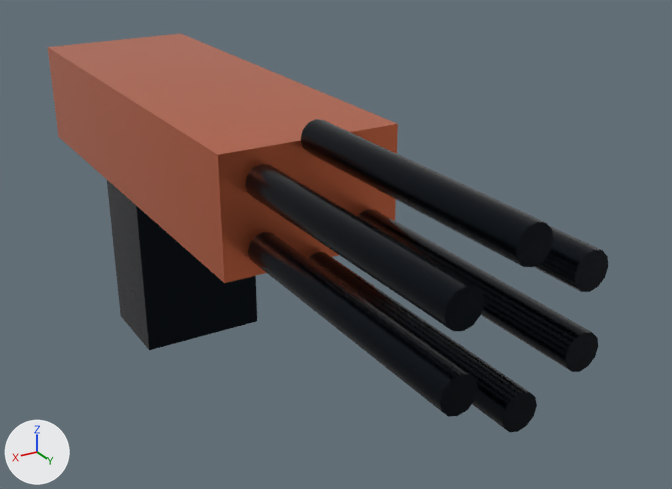
The glTF model public/assets/models/weapons/minigun.glb as it was, and as the next commit left it.
Before and after are seen from a camera (50 mm lens) standing at (1.12, 2.47, 0.97) and looking at (-0.2, 0.29, -0.12). The lights are fixed; the arrows at lower left show +X, +Y and +Z. The picture after the commit comes second. Where no turn or scale is listed for an object, it has been applied to the vertices. Vertices at exactly the same position are counted once.
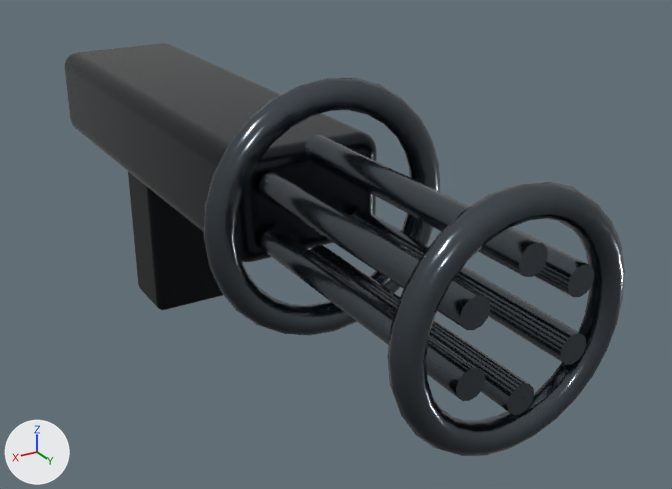
What changed in the scene script:
```text
Change me_mesh_0:
    remove me_mesh_0.from_pydata(...)  # 8 vertices, 12 faces; spans x -0.26..0.26, y -0.75..0.75, z -0.17..0.17
    remove me_mesh_0.materials.append(mat_material_0)  # orange #e6784f
    add me_mesh_0.from_pydata(...)  # 296 vertices, 588 faces; spans x -0.22..0.22, y -0.75..0.75, z -0.15..0.15
    me_mesh_0 part 1: 8 vertices removed from x -0.26..0.26, y -0.75..0.75, z -0.17..0.17; 296 vertices added at x -0.22..0.22, y -0.75..0.75, z -0.15..0.15
    add me_mesh_0.materials.append(mat_weapon_receiver)  # black #252b2f
Change me_mesh_1:
    remove me_mesh_1.from_pydata(...)  # 28 vertices, 48 faces; spans x -0.045..0.045, y -0.4..0.4, z -0.045..0.045
    remove me_mesh_1.materials.append(mat_material_1)  # black #111820
    add me_mesh_1.from_pydata(...)  # 28 vertices, 48 faces; spans x -0.035..0.035, y -0.4..0.4, z -0.035..0.035
    me_mesh_1 part 2: the whole mesh is scaled about its middle by (0.778, 1, 0.778)
    add me_mesh_1.materials.append(mat_weapon_machined_trim)  # dark grey #596168
Change me_mesh_2:
    remove me_mesh_2.from_pydata(...)  # 28 vertices, 48 faces; spans x -0.045..0.045, y -0.4..0.4, z -0.045..0.045
    remove me_mesh_2.materials.append(mat_material_1)  # black #111820
    add me_mesh_2.from_pydata(...)  # 28 vertices, 48 faces; spans x -0.035..0.035, y -0.4..0.4, z -0.035..0.035
    me_mesh_2 part 3: the whole mesh is scaled about its middle by (0.778, 1, 0.778)
    add me_mesh_2.materials.append(mat_weapon_machined_trim)  # dark grey #596168
Change me_mesh_3:
    remove me_mesh_3.from_pydata(...)  # 28 vertices, 48 faces; spans x -0.045..0.045, y -0.4..0.4, z -0.045..0.045
    remove me_mesh_3.materials.append(mat_material_1)  # black #111820
    add me_mesh_3.from_pydata(...)  # 28 vertices, 48 faces; spans x -0.035..0.035, y -0.4..0.4, z -0.035..0.035
    me_mesh_3 part 4: the whole mesh is scaled about its middle by (0.778, 1, 0.778)
    add me_mesh_3.materials.append(mat_weapon_machined_trim)  # dark grey #596168
Change me_mesh_4:
    remove me_mesh_4.from_pydata(...)  # 28 vertices, 48 faces; spans x -0.045..0.045, y -0.4..0.4, z -0.045..0.045
    remove me_mesh_4.materials.append(mat_material_1)  # black #111820
    add me_mesh_4.from_pydata(...)  # 28 vertices, 48 faces; spans x -0.035..0.035, y -0.4..0.4, z -0.035..0.035
    me_mesh_4 part 5: the whole mesh is scaled about its middle by (0.778, 1, 0.778)
    add me_mesh_4.materials.append(mat_weapon_machined_trim)  # dark grey #596168
Change me_mesh_5:
    remove me_mesh_5.from_pydata(...)  # 28 vertices, 48 faces; spans x -0.045..0.045, y -0.4..0.4, z -0.045..0.045
    remove me_mesh_5.materials.append(mat_material_1)  # black #111820
    add me_mesh_5.from_pydata(...)  # 28 vertices, 48 faces; spans x -0.035..0.035, y -0.4..0.4, z -0.035..0.035
    me_mesh_5 part 6: the whole mesh is scaled about its middle by (0.778, 1, 0.778)
    add me_mesh_5.materials.append(mat_weapon_machined_trim)  # dark grey #596168
Change me_mesh_6:
    remove me_mesh_6.from_pydata(...)  # 28 vertices, 48 faces; spans x -0.045..0.045, y -0.4..0.4, z -0.045..0.045
    remove me_mesh_6.materials.append(mat_material_1)  # black #111820
    add me_mesh_6.from_pydata(...)  # 28 vertices, 48 faces; spans x -0.035..0.035, y -0.4..0.4, z -0.035..0.035
    me_mesh_6 part 7: the whole mesh is scaled about its middle by (0.778, 1, 0.778)
    add me_mesh_6.materials.append(mat_weapon_machined_trim)  # dark grey #596168
Change me_mesh_7:
    remove me_mesh_7.from_pydata(...)  # 8 vertices, 12 faces; spans x -0.21..0.21, y -0.15..0.15, z -0.35..0.35
    remove me_mesh_7.materials.append(mat_material_1)  # black #111820
    add me_mesh_7.from_pydata(...)  # 296 vertices, 588 faces; spans x -0.15..0.15, y -0.115..0.115, z -0.29..0.29
    me_mesh_7 part 8: 8 vertices removed from x -0.21..0.21, y -0.15..0.15, z -0.35..0.35; 296 vertices added at x -0.15..0.15, y -0.115..0.115, z -0.29..0.29
    add me_mesh_7.materials.append(mat_weapon_polymer)  # black #111417
Change ob_mesh_1:
    ob_mesh_1.location: (0.0, 0.92, 0.3) -> (0.0, 0.92, 0.27)
Change ob_mesh_2:
    ob_mesh_2.location: (0.156, 0.92, 0.21) -> (0.13, 0.92, 0.195)
Change ob_mesh_3:
    ob_mesh_3.location: (0.156, 0.92, 0.03) -> (0.13, 0.92, 0.045)
Change ob_mesh_4:
    ob_mesh_4.location: (0.0, 0.92, -0.06) -> (0.0, 0.92, -0.03)
Change ob_mesh_5:
    ob_mesh_5.location: (-0.156, 0.92, 0.03) -> (-0.13, 0.92, 0.045)
Change ob_mesh_6:
    ob_mesh_6.location: (-0.156, 0.92, 0.21) -> (-0.13, 0.92, 0.195)
Change ob_mesh_7:
    ob_mesh_7.location: (0.0, -0.45, -0.3) -> (0.0, -0.45, -0.25)
Add ob_mesh_9:
    ob_mesh_9 = bpy.data.objects.new('Mesh_9', me_mesh_9)  # 319 vertices, 560 faces; spans x -0.285..0.285, y -0.033..0.033, z -0.285..0.285; in mat_weapon_machined_trim (dark grey #596168)
    ob_mesh_9.location = (0.0, 1.28, 0.12)
Add ob_mesh_8:
    ob_mesh_8 = bpy.data.objects.new('Mesh_8', me_mesh_8)  # 319 vertices, 560 faces; spans x -0.34..0.34, y -0.038..0.038, z -0.34..0.34; in mat_weapon_machined_trim (dark grey #596168)
    ob_mesh_8.location = (0.0, 0.58, 0.12)
```

Pixel boxes [x1, y1, x2, y2] of what changed, in the pictures (672 x 489 px):
'Mesh_0', reshaped, recoloured (orange to black, 11% narrower, 12% shorter)
    before: [48, 34, 398, 283]
    after: [64, 43, 377, 262]
'Mesh_9', added
    after: [387, 182, 625, 456]
'Mesh_8', added
    after: [203, 78, 440, 335]
'Mesh_7', reshaped, moved
    before: [107, 180, 257, 350]
    after: [128, 172, 223, 310]
'Mesh_1', recoloured, moved, rescaled
    before: [301, 119, 553, 267]
    after: [304, 135, 548, 277]
'Mesh_3', recoloured, moved, rescaled (6% shorter)
    before: [248, 232, 478, 417]
    after: [261, 228, 485, 401]
'Mesh_2', recoloured, moved, rescaled (black to dark grey)
    before: [245, 164, 484, 331]
    after: [259, 172, 491, 330]
'Mesh_5', recoloured, moved, rescaled (black to dark grey)
    before: [358, 209, 598, 372]
    after: [351, 209, 586, 365]
'Mesh_4', recoloured, moved, rescaled (black to dark grey)
    before: [308, 252, 537, 432]
    after: [310, 245, 534, 415]
'Mesh_6', recoloured, moved, rescaled (black to dark grey)
    before: [534, 226, 608, 292]
    after: [366, 156, 594, 297]
